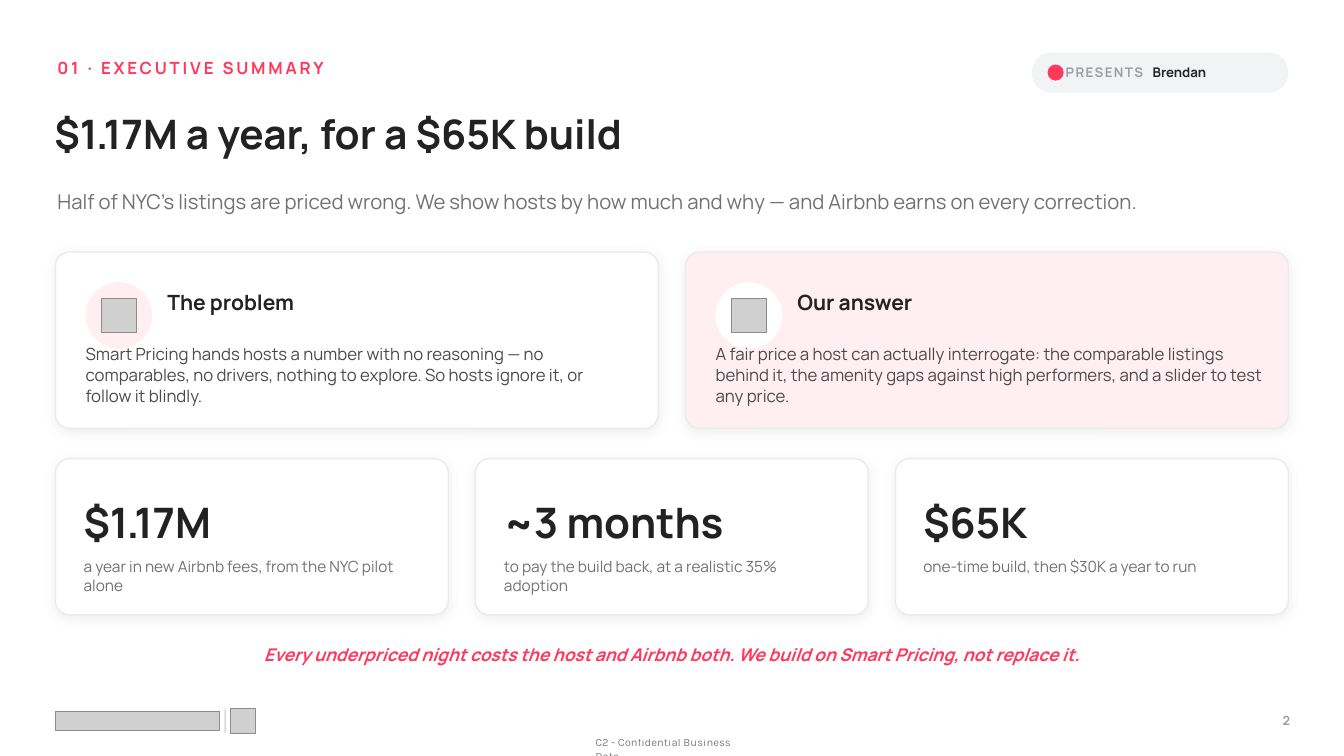
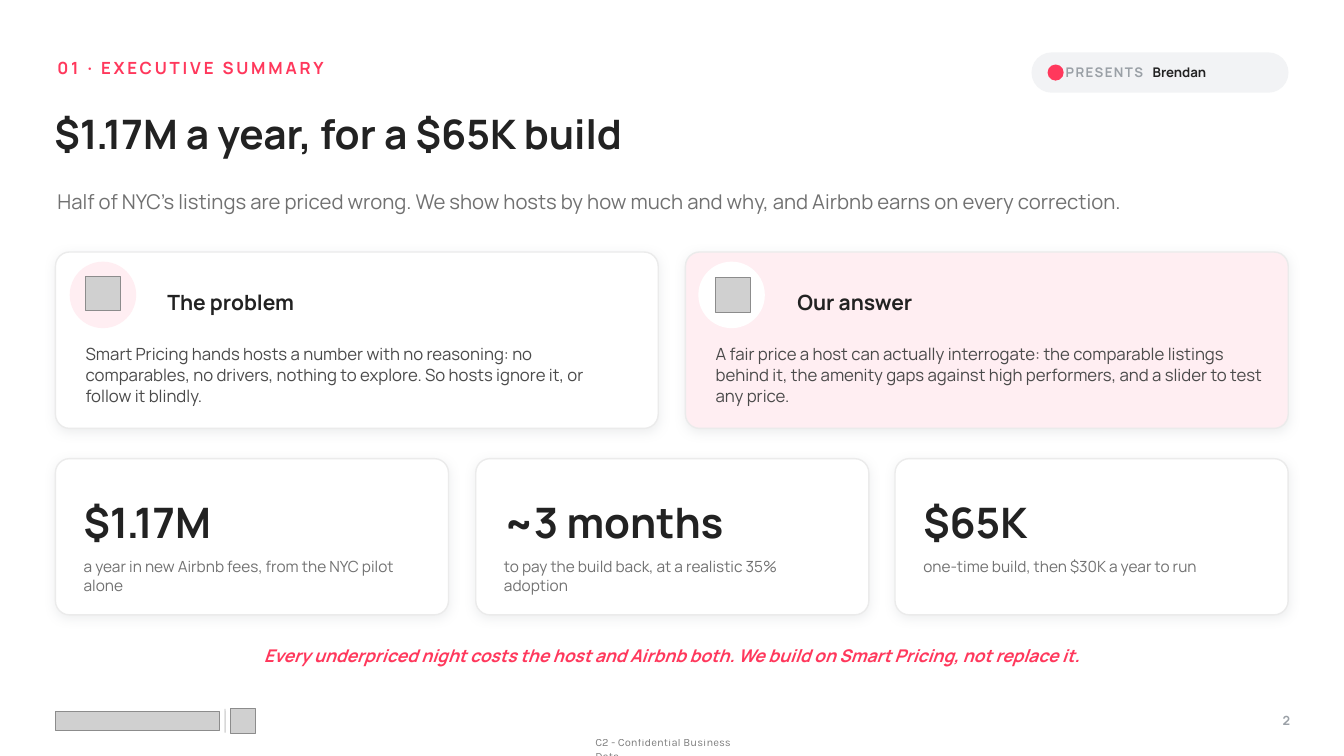
Before and after one commit to mkdn007/Cornell-Airbnb-Capstone, a slide deck: slide 2 of Airbnb Pricing Deck.pptx. Drawn at 1344x756 pixels with LibreOffice and Linux fonts; fonts in the diff are those of the drawing; grey boxes stand for pictures. Boxes give left, top, right and bottom in pixels: in the first picture for what was removed or moved away, otherwise in the second. Text is boxed around its words. In the diff, an @@ line names an element or a change of style, - is before the commit and + after.

```diff
--- a/Airbnb Pricing Deck.pptx
+++ b/Airbnb Pricing Deck.pptx
@@ text at box(57, 194, 1121, 214): text changed @@
-Half of NYC's listings are priced wrong. We show hosts by how much and why — and Airbnb earns on every correction.
+Half of NYC’s listings are priced wrong. We show hosts by how much and why, and Airbnb earns on every correction.
@@ 2 pictures, 2 ellipses: place and size @@
-2 pictures, 2 ellipses at box(86, 282, 782, 349)
+2 pictures, 2 ellipses at box(70, 262, 765, 329)
@@ text at box(86, 347, 583, 406): text changed @@
-Smart Pricing hands hosts a number with no reasoning — no comparables, no drivers, nothing to explore. So hosts ignore it, or follow it blindly.
+Smart Pricing hands hosts a number with no reasoning: no comparables, no drivers, nothing to explore. So hosts ignore it, or follow it blindly.
```
Also in this commit, not shown: 16 other slides changed, 1 other file.
